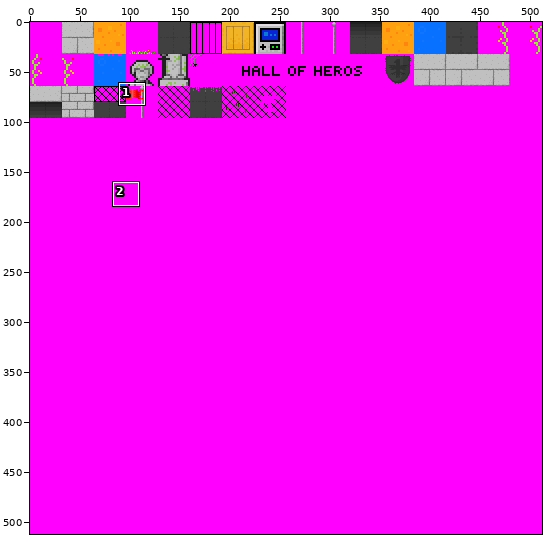
Sprite sheet, stored at media/image/tiles.png. Above, an overview of the earlier version with the close-up marked.
Close-up. Before the commit:
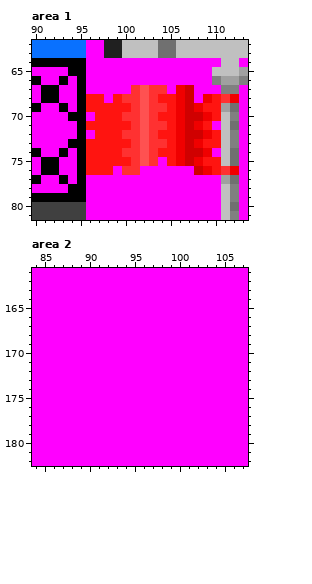
The file is 512x512 pixels. Colours within 5 levels of each other are drawn and written as one. Shown: area 1: x 90..113, y 62..81; area 2: x 84..107, y 161..182. The commit also changed other parts of the picture, which this record leaves out.
And afterwards:
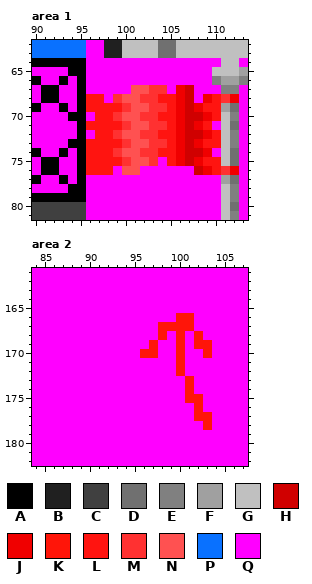
Palette (. is transparent): A #000000  B #202020  C #404040  D #707070  E #808080  F #a0a0a0  G #c0c0c0  H #d00000  J #f00000  K #ff1509  L #ff1410  M #ff3131  N #ff5151  P #0971ff  Q #ff00ff
From old to new:
Area 1:
Colour L becomes colour M in row 68 at x 99; in row 69 at x 100; in row 70 at x 99; in row 71 at x 100; in row 72 at x 99; in row 73 at x 100.
Colour L becomes colour M in row 74 at x 99; in row 75 at x 100.
Colour N becomes colour M in row 68 at x 102; in row 70 at x 102; in row 72 at x 102; in row 74 at x 102.
Colour M becomes colour N in row 67 at x 101; in row 68 at x 100 to 101; in row 69 at x 101; in row 70 at x 100 to 101; in row 71 at x 101; in row 72 at x 100 to 101.
Colour M becomes colour N in row 73 at x 101; in row 74 at x 100 to 101; in row 75 at x 101; in row 76 at x 100 to 101.
Area 2:
Colour Q becomes colour K in row 166 at x 100 to 101; in row 167 at x 98 to 101; in row 168 at x 98, 100 and 102; in row 169 at x 97, 100 and 102 to 103; in row 170 at x 96 to 97, 100 and 103; in rows 171 to 172 at x 100.
Colour Q becomes colour K in rows 173 to 174 at x 101; in row 175 at x 101 to 102; in row 176 at x 102; in row 177 at x 102 to 103; in row 178 at x 103.
